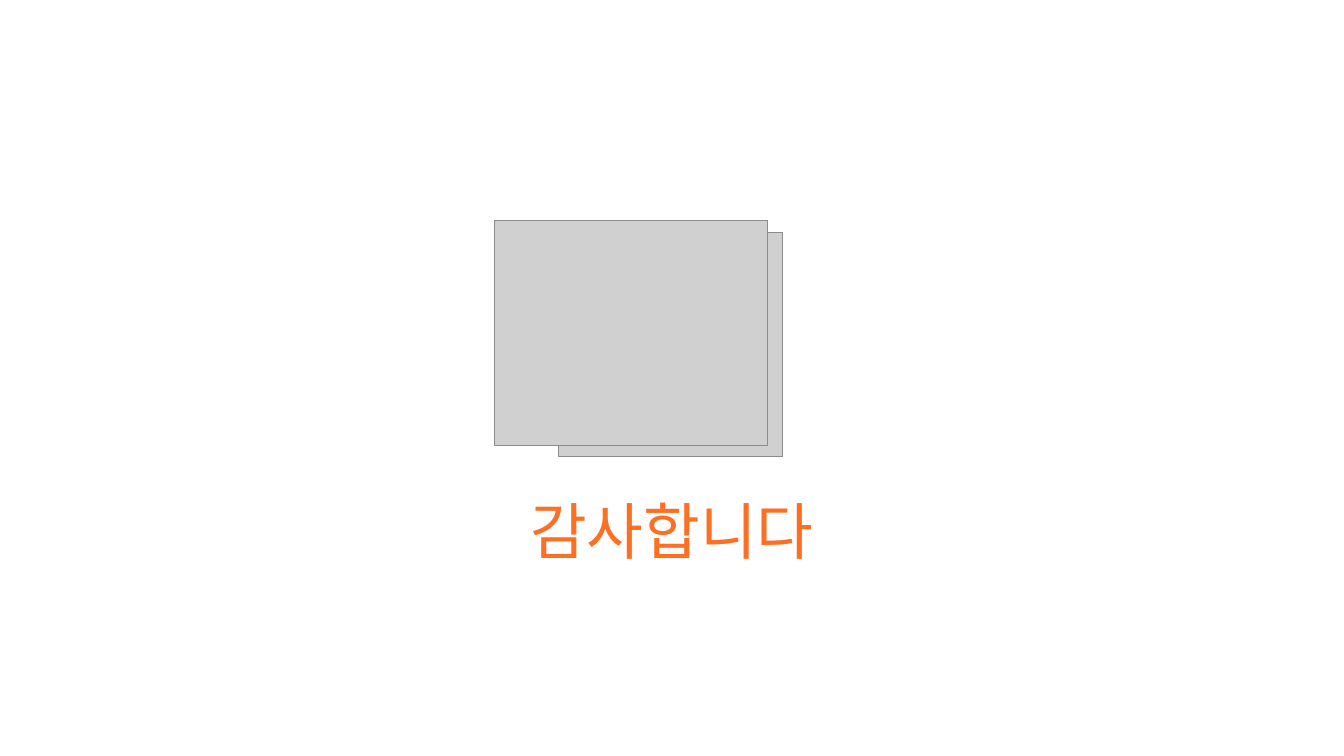
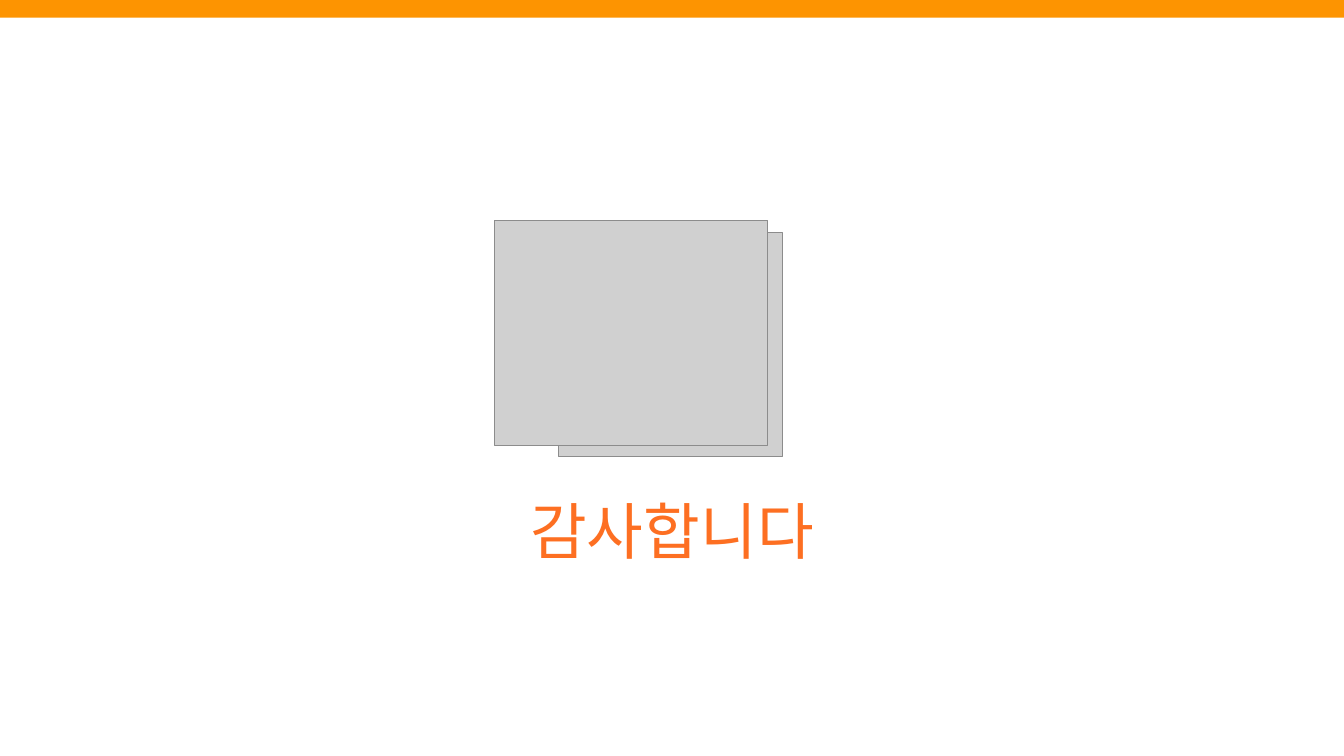
Before and after one commit to jowunnal/INCOPOST, a slide deck: slide 22 of 계획서/인코포스트 발표자료.pptx (slide 19 before the commit). Drawn at 1344x756 pixels with LibreOffice and Linux fonts; fonts in the diff are those of the drawing; grey boxes stand for pictures. Boxes give left, top, right and bottom in pixels: in the first picture for what was removed or moved away, otherwise in the second. Text is boxed around its words. In the diff, an @@ line names an element or a change of style, - is before the commit and + after.

```diff
--- a/계획서/인코포스트 발표자료.pptx
+++ b/계획서/인코포스트 발표자료.pptx
@@ rectangle added at [0,0,1344,17], fill #FD9401 @@
```
Also in this commit, not shown: 9 other slides changed, 3 slides added, 2 other files.
